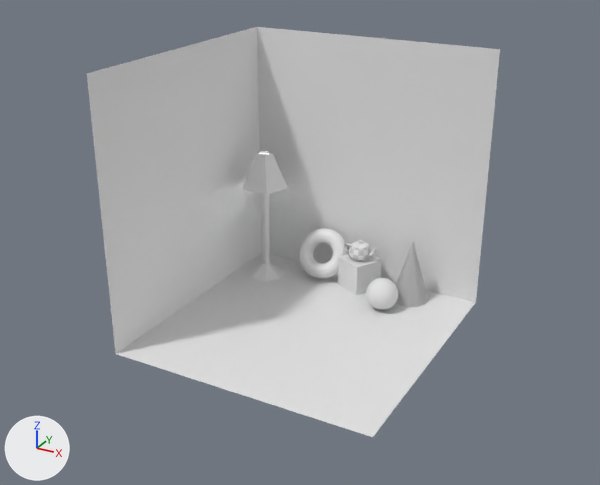
The Blender file blender/resources/pixar-room/blender/pixar-room.blend: old version first, new version second.
Before and after are seen from a 50 mm lens placed at (10.45, -19.38, 12.42), pointed at (0.06, -0.48, 2.97). The lights are fixed; the arrows at lower left show +X, +Y and +Z.

The older version as bpy lines, for what is in view:
```python
ob_cone = bpy.data.objects.new('Cone', me_cone)
ob_cone.location = (2.05, 3.23, 1.0)
ob_cone.scale = (-0.6, 0.6, 1.0)
ob_cube = bpy.data.objects.new('Cube', me_cube_001)
ob_cube.location = (0.23, 3.26, 0.5)
ob_cube.rotation_euler = (0.0, 0.0, -0.476)  # degrees (0, 0, -27)
ob_cube.scale = (0.5, 0.5, 0.5)
ob_cylinder_002 = bpy.data.objects.new('Cylinder.002', me_cylinder_002)
ob_cylinder_002.location = (-2.96, 2.63, 0.66)
ob_cylinder_002.rotation_euler = (-3.142, 0.0, 0.0)  # degrees (-180, 0, 0)
ob_cylinder_002.scale = (0.0000409, 0.0000409, 0.0000409)
ob_plane = bpy.data.objects.new('Plane', me_plane)
ob_plane.location = (0.0, 0.0, 0.0)
ob_plane.scale = (4.0, 4.0, 1.0)
ob_plane_001 = bpy.data.objects.new('Plane.001', me_plane_001)
ob_plane_001.location = (-4.0, 0.0, 4.0)
ob_plane_001.rotation_euler = (0.0, 1.571, 0.0)  # degrees (0, 90, 0)
ob_plane_001.scale = (4.0, 4.0, 1.0)
ob_plane_002 = bpy.data.objects.new('Plane.002', me_plane_002)
ob_plane_002.location = (4.0, 0.0, 4.0)
ob_plane_002.rotation_euler = (0.0, -1.571, 0.0)  # degrees (0, -90, 0)
ob_plane_002.scale = (4.0, 4.0, 1.0)
ob_sphere = bpy.data.objects.new('Sphere', me_sphere)
ob_sphere.location = (1.52, 2.19, 0.5)
ob_sphere.scale = (0.5, 0.5, 0.5)
ob_teapot = bpy.data.objects.new('teapot', me_teapot)
ob_teapot.location = (0.22, 3.27, 1.0)
ob_teapot.rotation_euler = (1.571, 0.0, 0.0)  # degrees (90, 0, 0)
ob_teapot.scale = (0.008, 0.008, 0.008)
ob_torus = bpy.data.objects.new('Torus', me_torus)
ob_torus.location = (-1.16, 3.32, 0.85)
ob_torus.rotation_euler = (1.012, 0.0, 0.143)  # degrees (58, 0, 8.2)
ob_torus.scale = (0.6, 0.6, 0.5)
# also in view: 'Plane.003' at (0.0, 4.0, 4.0)
```
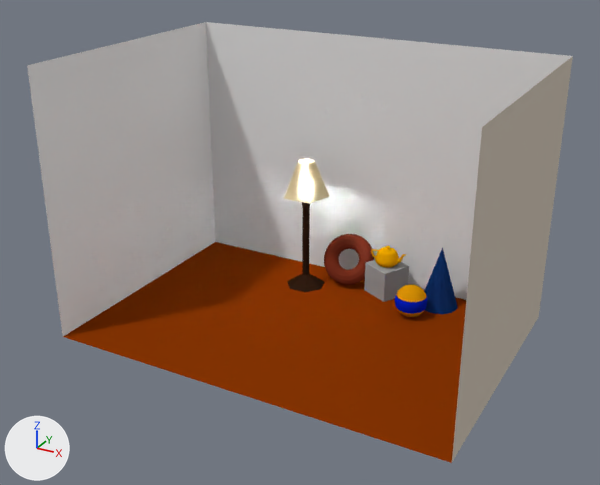
Where the change shows, as pixel boxes (x1, y1, x2, y2) in the pictures (600 x 485 px):
'Plane.003', rescaled (50% wider): before (257, 27, 500, 302); after (206, 22, 572, 300)
'Plane.001', moved: before (87, 27, 261, 354); after (27, 22, 215, 336)
'Plane', recoloured, rescaled (white to brown): before (116, 252, 476, 437); after (63, 242, 466, 463)
'Plane.002', shown: after (452, 56, 573, 462)
'Torus', recoloured, moved: before (299, 228, 347, 279); after (324, 234, 374, 285)
'Cone', recoloured: (396, 243, 457, 314) in both
'Cube', recoloured, moved: before (338, 254, 382, 295); after (364, 260, 409, 302)
'Cylinder.002', deleted: before (243, 151, 288, 281)
'LampShade', added: after (284, 159, 330, 203)
'LampStand', added (brown): after (287, 202, 325, 292)
'SphereStripe', added: after (395, 296, 427, 313)
part 1 of me_sphere, deleted: before (366, 288, 398, 306)
part 2 of me_sphere, recoloured: before (368, 278, 397, 310); after (396, 285, 427, 317)
part 3 of me_teapot, recoloured: before (344, 243, 378, 261); after (371, 249, 406, 268)
part 4 of me_teapot, recoloured: before (352, 240, 368, 248); after (379, 246, 396, 254)

Edits to the bpy script that builds the scene:
```text
Add mat_teapotmaterial:
    mat_teapotmaterial = principled_material('TeapotMaterial')
    mat_teapotmaterial.base_color = (0.801, 0.366, 0.0)  # yellow #e7a300
    mat_teapotmaterial.roughness = 1.0
    mat_teapotmaterial.specular_ior_level = 0.0
Add mat_ballmaterial1:
    mat_ballmaterial1 = principled_material('BallMaterial1')
    mat_ballmaterial1.base_color = (0.707, 0.301, 0.00215)  # orange #db9507
    mat_ballmaterial1.roughness = 1.0
    mat_ballmaterial1.specular_ior_level = 0.0
Change me_plane:
    where me_plane.from_pydata(...)  # 4 vertices, 1 face; spans x -1.0..1.0, y -1.0..1.0, z 0.0
    add me_plane.materials.append(mat_material_003)  # brown #883604
Change me_plane_002:
    where me_plane_002.from_pydata(...)  # 4 vertices, 1 face; spans x -1.0..1.0, y -1.0..1.0, z 0.0
    add me_plane_002.materials.append(mat_wallsmaterial)  # light grey #d2c7b8
Change me_cube_001:
    where me_cube_001.from_pydata(...)  # 8 vertices, 6 faces; spans x -1.0..1.0, y -1.0..1.0, z -1.0..1.0
    add me_cube_001.materials.append(mat_material_004)  # grey #9d9d9d
Change me_torus:
    where me_torus.from_pydata(...)  # 576 vertices, 576 faces; spans x -1.42..1.42, y -1.42..1.42, z -0.42..0.42
    add me_torus.materials.append(mat_torusmaterial)  # dark red #732e1d
Change me_sphere:
    used by ob_sphere; location = (1.52, 2.19, 0.5); scale = (0.5, 0.5, 0.5)
    remove me_sphere.from_pydata(...)  # 482 vertices, 512 faces; spans x -1.0..1.0, y -1.0..1.0, z -1.0..1.0
    add me_sphere.from_pydata(...)  # 386 vertices, 384 faces; spans x -0.92..0.92, y -0.92..0.92, z -1.0..1.0
    me_sphere part 1
    96 vertices are removed from x -1.0..1.0, y -1.0..1.0, z -0.2..0.2
    128 faces are deleted
    me_sphere part 2: 384 faces spanning x -0.92..0.92, y -0.92..0.92, z -1.0..1.0 switch from no material to mat_ballmaterial1 (orange #db9507)
Change me_cone:
    where me_cone.from_pydata(...)  # 116 vertices, 146 faces; spans x -1.0..1.0, y -1.0..1.0, z -1.0..1.0
    add me_cone.materials.append(mat_material_002)  # blue #1c4187
Change me_teapot:
    where me_teapot.from_pydata(...)  # 7850 vertices, 8028 faces; spans x -72.0..82.0, y 0.0..79.0, z -48.0..48.0
    used by ob_teapot; location = (0.22, 3.27, 1.0); rotation_euler = (1.571, 0.0, 0.0), in degrees (90, 0, 0); scale = (0.008, 0.008, 0.008)
    me_teapot part 3: all 6204 faces that had it switch from mat_default (picture img_default_png) to mat_teapotmaterial (yellow #e7a300)
    me_teapot part 4: all 1824 faces that had it switch from mat_default_1 (white #e7e7e7) to mat_teapotmaterial (yellow #e7a300)
Add me_cylinder_004:
    me_cylinder_004.from_pydata([(19.0, -18447.0, -61063.0), (19.0, -6532.0, -88707.0), (17900.0, -5456.0, -61063.0), (6567.0, -1774.0, -88707.0), (11070.0, 15564.0, -61063.0), (4066.0, 5924.0, -88707.0), (-11032.0, 15564.0, -61063.0), (-4028.0, 5924.0, -88707.0), (-17862.0, -5456.0, -61063.0), (-6530.0, -1774.0, -88707.0)], [], [(0, 1, 3, 2), (2, 3, 5, 4), (4, 5, 7, 6), (6, 7, 9, 8), (8, 9, 1, 0)])
    me_cylinder_004.materials.append(mat_lampshadematerial)  # beige #d4c398
Change ob_plane:
    ob_plane.scale: (4.0, 4.0, 1.0) -> (6.0, 4.0, 1.0)
Change ob_plane_001:
    ob_plane_001.location: (-4.0, 0.0, 4.0) -> (-6.0, 0.0, 4.0)
Change ob_plane_002:
    ob_plane_002.location: (4.0, 0.0, 4.0) -> (6.0, 0.0, 4.0)
    remove ob_plane_002.hide_render = True
Change ob_plane_003:
    ob_plane_003.scale: (4.0, 4.0, 1.0) -> (6.0, 4.0, 1.0)
Change ob_cube:
    ob_cube.location: (0.23, 3.26, 0.5) -> (1.2, 3.26, 0.5)
Change ob_torus:
    ob_torus.location: (-1.16, 3.32, 0.85) -> (-0.2, 3.32, 0.85)
Remove ob_cylinder_002:
    ob_cylinder_002 = bpy.data.objects.new('Cylinder.002', me_cylinder_002)
Add ob_spherestripe:
    ob_spherestripe = bpy.data.objects.new('SphereStripe', me_sphere_001)  # 160 vertices, 128 faces; spans x -1.0..1.0, y -1.0..1.0, z -0.38..0.38; in mat_ballmaterial2 (blue #0620c5)
    ob_spherestripe.location = (2.48, 2.19, 0.5)
    ob_spherestripe.scale = (0.5, 0.5, 0.5)
Add ob_lampshade:
    ob_lampshade = bpy.data.objects.new('LampShade', me_cylinder_004)
    ob_lampshade.location = (-1.39, 2.55, 0.66)
    ob_lampshade.rotation_euler = (-3.142, 0.0, 0.0)  # degrees (-180, 0, 0)
    ob_lampshade.scale = (0.0000409, 0.0000409, 0.0000409)
Add ob_lampstand:
    ob_lampstand = bpy.data.objects.new('LampStand', me_cylinder_002_1)  # 35 vertices, 29 faces; spans x -15596.0..15596.0, y -15997.0..14413.0, z -59610.0..15997.0; in mat_lampmaterial (brown #2d1b10)
    ob_lampstand.location = (-1.39, 2.55, 0.66)
    ob_lampstand.rotation_euler = (-3.142, 0.0, 0.0)  # degrees (-180, 0, 0)
    ob_lampstand.scale = (0.0000409, 0.0000409, 0.0000409)
```
